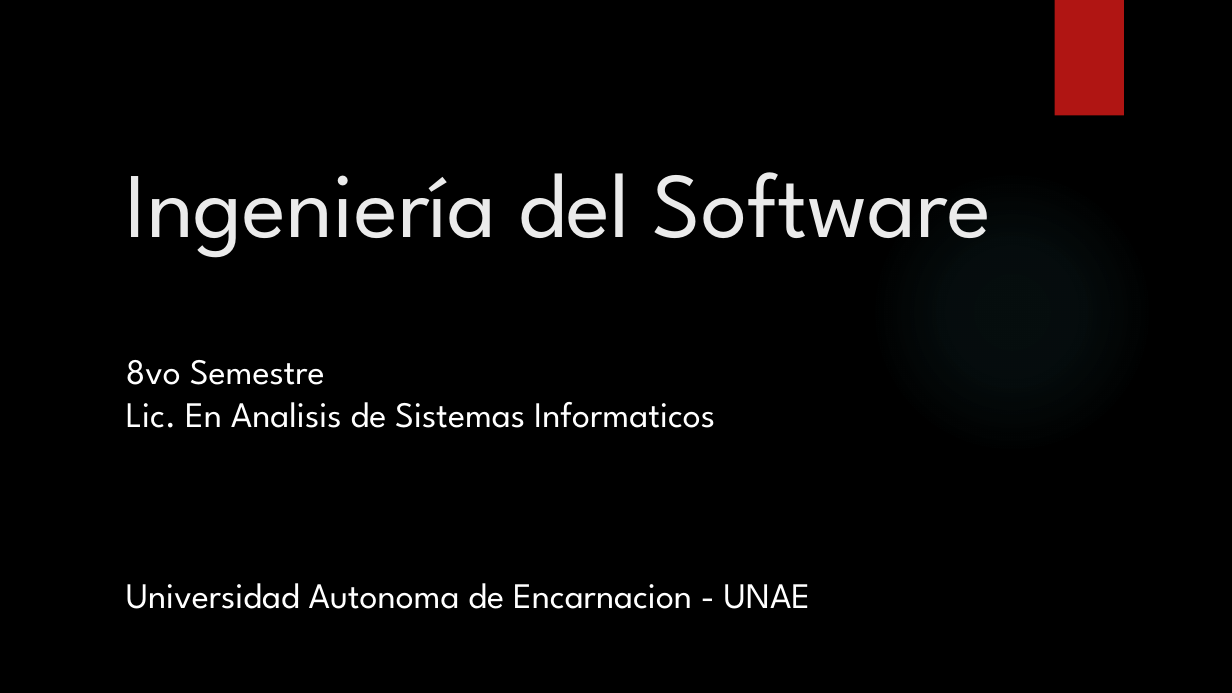
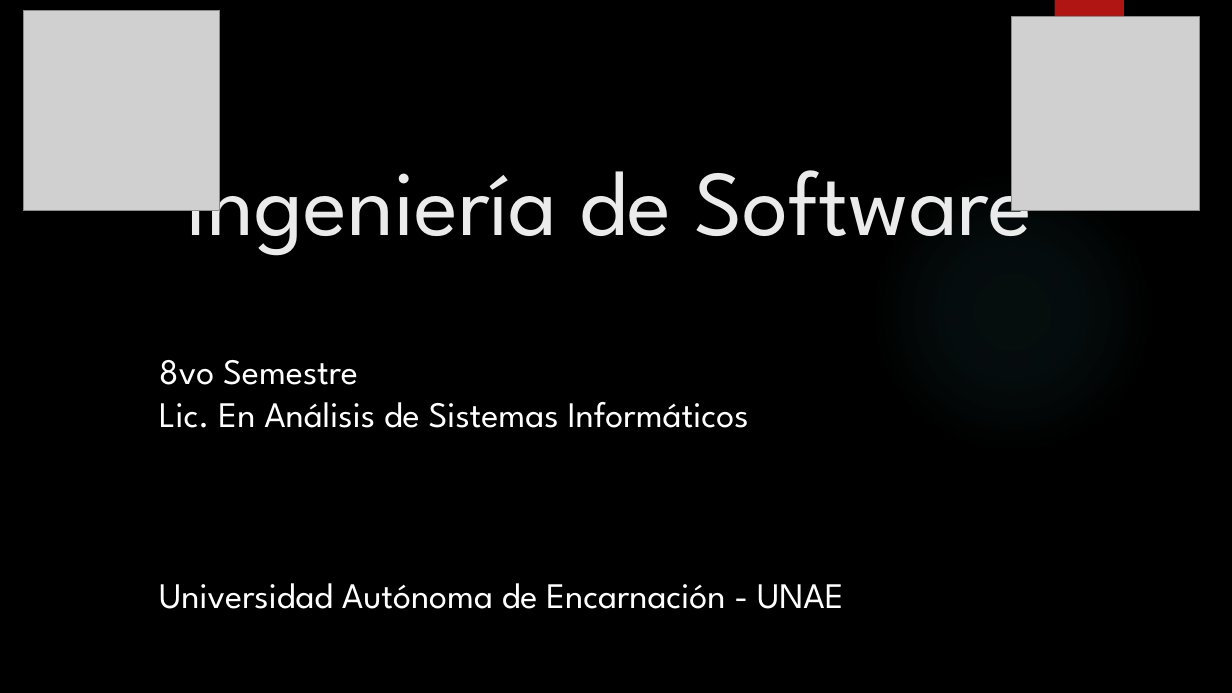
Before and after one commit to francben/proyectoDeliberyApp, a slide deck: slide 1 of Presentacion de Clase.pptx. Drawn at 1232x693 pixels with LibreOffice and Linux fonts; fonts in the diff are those of the drawing; grey boxes stand for pictures; background and template pictures are left out. Boxes give left, top, right and bottom in pixels: in the first picture for what was removed or moved away, otherwise in the second. Text is boxed around its words. In the diff, an @@ line names an element or a change of style, - is before the commit and + after.

```diff
--- a/Presentacion de Clase.pptx
+++ b/Presentacion de Clase.pptx
@@ picture added at (23, 10, 220, 211) @@
@@ picture added at (1012, 17, 1201, 211) @@
@@ title at (187, 142, 1032, 256): text changed @@
-Ingeniería del Software
+Ingeniería de Software
@@ text "8vo Semestre": place and size @@
-text "8vo Semestre" at (126, 360, 811, 609)
+text "8vo Semestre" at (159, 360, 844, 609)
@@ text at (159, 402, 844, 609): text changed @@
-Lic. En Analisis de Sistemas Informaticos
-Universidad Autonoma de Encarnacion - UNAE
+Lic. En Análisis de Sistemas Informáticos
+Universidad Autónoma de Encarnación - UNAE
```
Also in this commit, not shown: 11 other slides changed.
